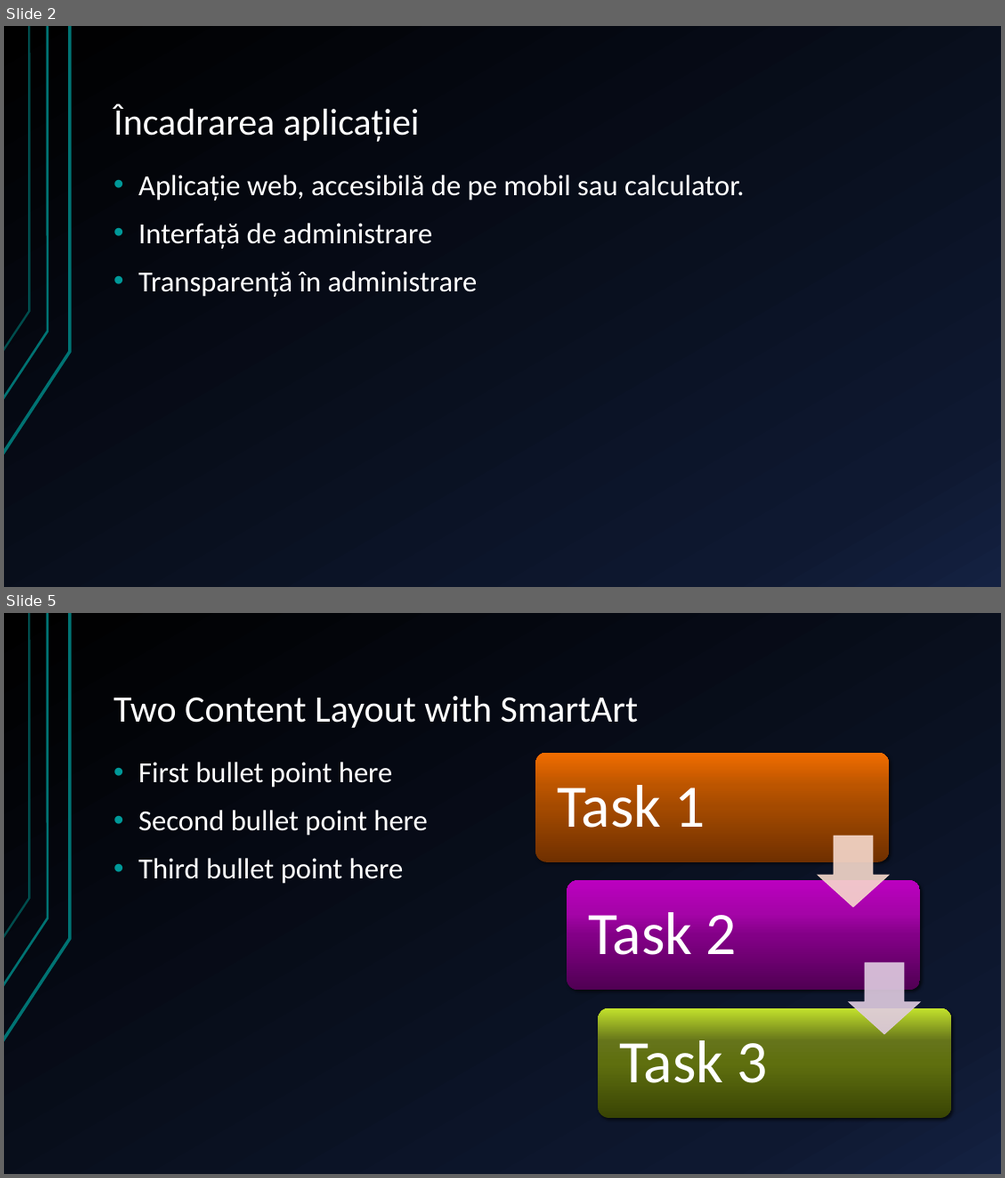
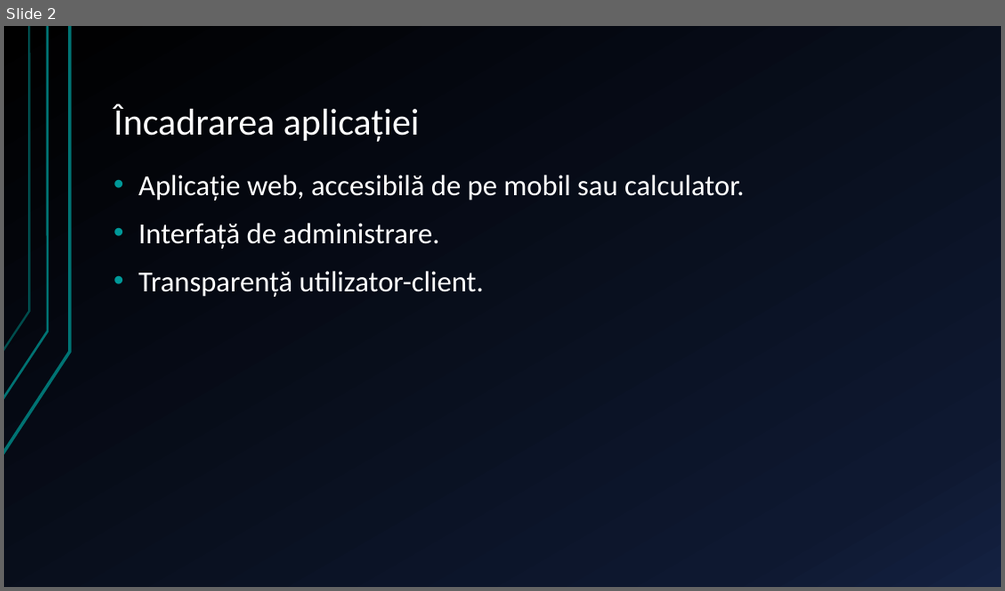
Before and after one commit to xiodine32/licenta_unibuc, a slide deck: prezentare.pptx. Shown one above the other, each under a label of ours: slides 2 and 5 before the commit, slide 2 after it; the slides between them are not shown. The pictures are 1005x1178 and 1005x591 pixels, drawn with LibreOffice and Linux fonts; fonts in the diff are those of the drawing. Boxes give left, top, right and bottom in pixels: in the first picture for what was removed or moved away, otherwise in the second. Text is boxed around its words. In the diff, an @@ line names an element or a change of style, - is before the commit and + after.

```diff
--- a/prezentare.pptx
+++ b/prezentare.pptx
@@ slide 5 removed at (x1=4, y1=613, x2=1001, y2=1174), background gradient #000000 to #0F1931 to #142242; not listed: 3 template elements that a slide beside it also shows @@
@@ title removed at (x1=113, y1=696, x2=639, y2=728) @@
-Two Content Layout with SmartArt
@@ text removed at (x1=138, y1=762, x2=428, y2=884) @@
-• First bullet point here
-• Second bullet point here
-• Third bullet point here
@@ group removed at (x1=535, y1=753, x2=951, y2=1118): 3 rounded rectangles, 3 texts, 2 down arrows @@
-Task 1
-Task 2
-Task 3
@@ slide 2 changed as well @@
@@ text at (x1=138, y1=223, x2=484, y2=297): text changed @@
-• Interfață de administrare
-• Transparență în administrare
+• Interfață de administrare.
+• Transparență utilizator-client.
```
Also in this commit, not shown: 1 other slide changed, 10 slides added, 8 other slides removed, 1 other file.
